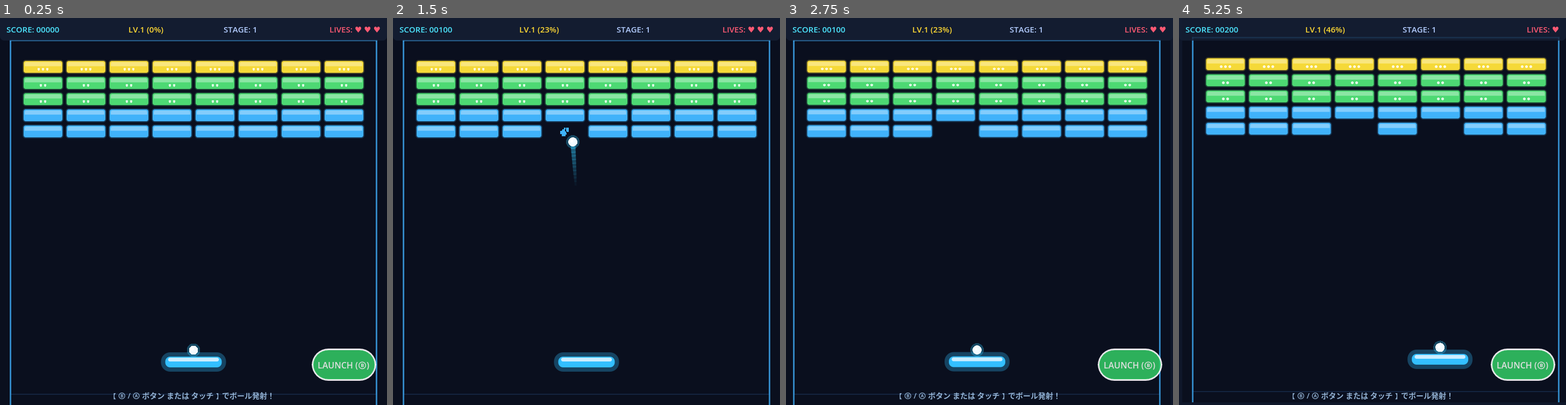
Above: before the commit, frames 1-4 (left to right).
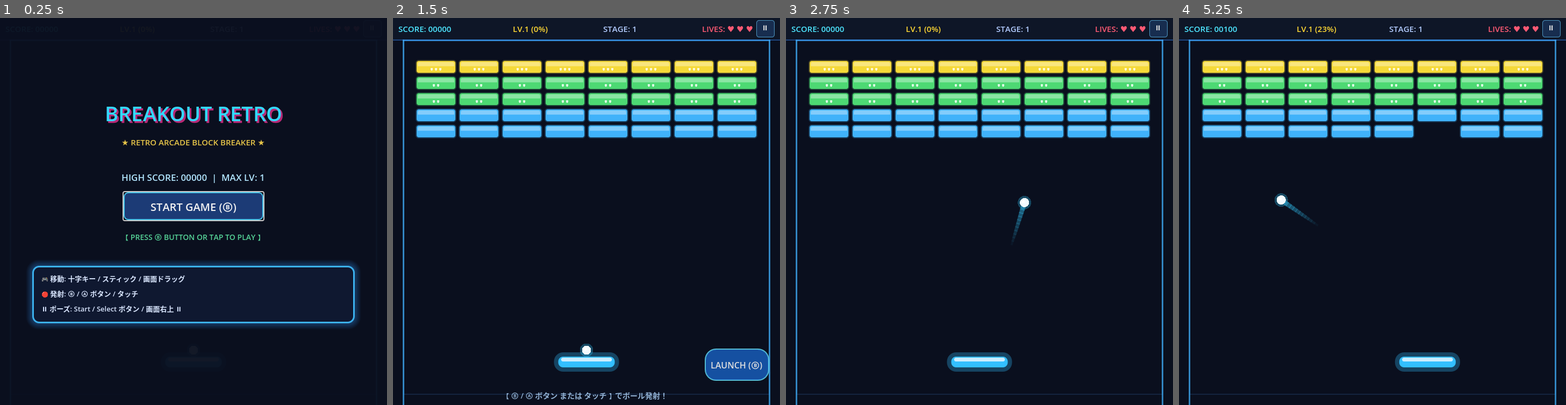
Above: after the commit, the same moments.

Repository: u1e2k/godot-test
Game: Godot game, scene res://scenes/Game.tscn
Two runs of this game, one before a commit and one after it. Both use one fixed random seed, a clock stepped at 60 frames per second and the inputs below.
Inputs (mouse positions are in pixels of both pictures, inside the frame that each line leads up to):
- Up to frame 1 (0.25 s): no input
- Up to frame 2 (1.5 s): click (764, 29) at 0.5 s, where only the run after the commit has a clickable "⏸"; click (586, 207) at 1.25 s, where only the run after the commit has a clickable "START GAME (Ⓑ)"
- Up to frame 3 (2.75 s): click (1130, 366) at 2 s, where only the run after the commit has a clickable "LAUNCH (Ⓑ)"
- Up to frame 4 (5.25 s): click (1523, 366) at 2.75 s, where only the run before the commit has a clickable "LAUNCH (Ⓑ)"; move the mouse to (1457, 192) at 3.52 s; hold Right (move_right) 3.53-4.25 s; hold Space (launch_ball) 3.53-4.25 s; click (1457, 192) at 3.67 s; drag from (1295, 230) to (1353, 288) at 4.27 s; move the mouse to (1411, 126) at 5.02 s; hold Right (move_right) from 5.03 s (still down); hold Space (launch_ball) from 5.03 s (still down)

The runs differ from the first frame. In frame 1, 27% of the frame differs, in the area x 1-99%, y 2-100%; in frame 2, 3.2%; in frame 3, 10%; in frame 4, 19%.

Commit message:
feat: implement core game loop, stage management, and UI logic in GameManager and UI systems

Diff:
--- a/scenes/Game.gd
+++ b/scenes/Game.gd
@@ -1,5 +1,13 @@
 extends Node2D
 class_name GameManager
+
+enum State {
+	TITLE,
+	PLAYING,
+	PAUSED,
+	GAME_OVER,
+	STAGE_CLEAR
+}
 
 @export var block_scene: PackedScene = preload("res://scenes/Block.tscn")
 @export var item_scene: PackedScene = preload("res://scenes/Item.tscn")
@@ -16,8 +24,11 @@
 @onready var ui: GameUI = $UI
 @onready var camera: Camera2D = $Camera2D
 
+var current_state: State = State.TITLE
+
 var score: int = 0
 var high_score: int = 0
+var max_level_reached: int = 1
 var lives: int = 3
 var current_stage: int = 1
 var remaining_blocks: int = 0
@@ -135,21 +146,47 @@
 ]
 
 func _ready() -> void:
+	process_mode = Node.PROCESS_MODE_ALWAYS
 	get_tree().set_auto_accept_quit(false)
 
 	active_balls.append(initial_ball)
 	initial_ball.attach_to_paddle(paddle)
+
+	ui.start_game_pressed.connect(_on_start_game)
+	ui.pause_pressed.connect(_toggle_pause)
+	ui.resume_pressed.connect(_resume_game)
+	ui.title_pressed.connect(_return_to_title)
 	ui.restart_pressed.connect(_on_ui_restart)
 	ui.launch_pressed.connect(_on_ui_launch)
 
-	start_new_game()
+	# 初回はタイトル画面を表示
+	_return_to_title()
 
 func _notification(what: int) -> void:
 	if what == NOTIFICATION_WM_GO_BACK_REQUEST:
-		if ui.is_game_over or ui.is_stage_cleared:
+		if current_state == State.PLAYING:
+			_toggle_pause()
+		elif current_state == State.PAUSED:
+			_resume_game()
+		elif current_state == State.GAME_OVER or current_state == State.STAGE_CLEAR:
 			_on_ui_restart()
 
+func _unhandled_input(event: InputEvent) -> void:
+	if event.is_action_pressed("pause_game"):
+		if current_state == State.PLAYING:
+			_toggle_pause()
+			get_viewport().set_input_as_handled()
+		elif current_state == State.PAUSED:
+			_resume_game()
+			get_viewport().set_input_as_handled()
+
+func _on_start_game() -> void:
+	ui.hide_title_screen()
+	start_new_game()
+
 func start_new_game() -> void:
+	get_tree().paused = false
+	current_state = State.PLAYING
 	score = 0
 	lives = 3
 	current_stage = 1
@@ -166,6 +203,9 @@
 	load_stage(current_stage)
 
 func load_stage(stage_num: int) -> void:
+	get_tree().paused = false
+	current_state = State.PLAYING
+
 	# 既存オブジェクトのクリア
 	for child in blocks_container.get_children():
 		child.queue_free()
@@ -239,7 +279,40 @@
 		drone.target_destroyed.connect(_on_target_destroyed)
 		targets_container.call_deferred("add_child", drone)
 
+func _toggle_pause() -> void:
+	if current_state == State.PLAYING:
+		get_tree().paused = true
+		current_state = State.PAUSED
+		ui.show_pause_menu()
+
+func _resume_game() -> void:
+	if current_state == State.PAUSED:
+		get_tree().paused = false
+		current_state = State.PLAYING
+		ui.hide_pause_menu()
+
+func _return_to_title() -> void:
+	get_tree().paused = false
+	current_state = State.TITLE
+	_clear_all_game_objects()
+	ui.show_title_screen(high_score, max_level_reached)
+
+func _clear_all_game_objects() -> void:
+	for child in blocks_container.get_children():
+		child.queue_free()
+	for child in targets_container.get_children():
+		child.queue_free()
+	_clear_items()
+	_clear_shield()
+	_reset_to_single_ball()
+	paddle.reset_powerups()
+	paddle.global_position = Vector2(360.0, 640.0)
+	initial_ball.recenter()
+
 func _physics_process(delta: float) -> void:
+	if current_state == State.PAUSED or current_state == State.TITLE:
+		return
+
 	if shake_amount > 0.0:
 		shake_amount = max(0.0, shake_amount - delta * 20.0)
 		camera.offset = Vector2(randf_range(-shake_amount, shake_amount), randf_range(-shake_amount, shake_amount))
@@ -251,7 +324,7 @@
 		if is_instance_valid(b) and not b.is_active:
 			has_ready_ball = true
 			break
-	ui.set_launch_guide_visible(has_ready_ball and not ui.message_overlay.visible)
+	ui.set_launch_guide_visible(has_ready_ball and not ui.message_overlay.visible and not ui.pause_overlay.visible and not ui.title_screen.visible)
 
 	var balls_to_remove: Array[Ball] = []
 	for b in active_balls:
@@ -263,7 +336,7 @@
 		if b != initial_ball:
 			b.queue_free()
 
-	if active_balls.is_empty():
+	if active_balls.is_empty() and current_state == State.PLAYING:
 		_on_ball_missed()
 
 func _on_block_destroyed(pts: int, block_pos: Vector2) -> void:
@@ -273,14 +346,11 @@
 		high_score = score
 	ui.update_score(score, high_score)
 
-	# XP獲得
 	add_xp(25 + int(pts * 0.1))
-
-	# アイテムドロップ抽選
 	_try_drop_item(block_pos, base_item_drop_rate)
 
 	remaining_blocks -= 1
-	if remaining_blocks <= 0:
+	if remaining_blocks <= 0 and current_state == State.PLAYING:
 		_on_stage_cleared()
 
 func _on_target_destroyed(pts: int, xp_amount: int, target_pos: Vector2) -> void:
@@ -292,8 +362,6 @@
 
 	add_xp(xp_amount)
 	apply_camera_shake(8.0)
-
-	# 確定でレアアイテムをドロップ
 	_try_drop_item(target_pos, 1.0, true)
 
 func add_xp(amount: int) -> void:
@@ -301,6 +369,8 @@
 	while current_xp >= next_level_xp:
 		current_xp -= next_level_xp
 		player_level += 1
+		if player_level > max_level_reached:
+			max_level_reached = player_level
 		next_level_xp = int(next_level_xp * 1.45) + 50
 		_on_level_up(player_level)
 
@@ -340,7 +410,6 @@
 
 	var item_type = DropItem.Type.WIDE
 	if is_guaranteed_rare:
-		# ドローン破壊時は強力なアイテムを高確率で選出
 		var rare_choices = [
 			DropItem.Type.MEGA,
 			DropItem.Type.MISSILE,
@@ -540,11 +609,13 @@
 	initial_ball.recenter()
 
 	if lives <= 0:
+		current_state = State.GAME_OVER
 		SoundManager.play_game_over()
 		initial_ball.is_active = false
 		ui.show_game_over(score)
 
 func _on_stage_cleared() -> void:
+	current_state = State.STAGE_CLEAR
 	_clear_items()
 	_clear_shield()
 	for b in active_balls:
@@ -562,13 +633,15 @@
 	ui.show_stage_clear(current_stage, bonus)
 
 func _on_ui_restart() -> void:
-	if ui.is_stage_cleared:
+	if current_state == State.STAGE_CLEAR:
 		current_stage += 1
 		load_stage(current_stage)
 	else:
 		start_new_game()
 
 func _on_ui_launch() -> void:
+	if current_state != State.PLAYING:
+		return
 	for b in active_balls:
 		if is_instance_valid(b) and not b.is_active:
 			b.launch()
--- a/scenes/UI.gd
+++ b/scenes/UI.gd
@@ -1,31 +1,87 @@
 extends CanvasLayer
 class_name GameUI
 
+signal start_game_pressed
+signal pause_pressed
+signal resume_pressed
 signal restart_pressed
+signal title_pressed
 signal launch_pressed
 
 @onready var score_label: Label = $TopBar/Margin/HBox/ScoreLabel
 @onready var level_label: Label = $TopBar/Margin/HBox/LevelLabel
 @onready var stage_label: Label = $TopBar/Margin/HBox/StageLabel
 @onready var lives_label: Label = $TopBar/Margin/HBox/LivesLabel
+@onready var pause_button: Button = $TopBar/Margin/HBox/PauseButton
 @onready var guide_label: Label = $BottomBar/GuideLabel
 @onready var touch_launch_button: Button = $TouchControls/LaunchButton
 @onready var powerup_banner: Label = $PowerupBanner
 
+# ゲームオーバー / ステージクリア用
 @onready var message_overlay: Control = $MessageOverlay
 @onready var message_title: Label = $MessageOverlay/Panel/VBox/TitleLabel
 @onready var message_subtitle: Label = $MessageOverlay/Panel/VBox/SubtitleLabel
 @onready var action_button: Button = $MessageOverlay/Panel/VBox/ActionButton
 
+# ポーズ用
+@onready var pause_overlay: Control = $PauseOverlay
+@onready var resume_button: Button = $PauseOverlay/Panel/VBox/ResumeButton
+@onready var restart_button: Button = $PauseOverlay/Panel/VBox/RestartButton
+@onready var title_button: Button = $PauseOverlay/Panel/VBox/TitleButton
+
+# タイトル（スタートメニュー）用
+@onready var title_screen: Control = $TitleScreen
+@onready var highscore_info: Label = $TitleScreen/VBox/HighscoreInfo
+@onready var start_game_button: Button = $TitleScreen/VBox/StartGameButton
+@onready var blink_prompt: Label = $TitleScreen/VBox/BlinkPrompt
+
 var is_game_over: bool = false
 var is_stage_cleared: bool = false
 var banner_tween: Tween = null
+var blink_time: float = 0.0
 
 func _ready() -> void:
+	process_mode = Node.PROCESS_MODE_ALWAYS
 	message_overlay.visible = false
+	pause_overlay.visible = false
+	title_screen.visible = true
 	powerup_banner.modulate.a = 0.0
+
 	action_button.pressed.connect(_on_action_button_pressed)
 	touch_launch_button.pressed.connect(_on_touch_launch_pressed)
+	pause_button.pressed.connect(_on_pause_button_pressed)
+
+	resume_button.pressed.connect(_on_resume_button_pressed)
+	restart_button.pressed.connect(_on_restart_button_pressed)
+	title_button.pressed.connect(_on_title_button_pressed)
+
+	start_game_button.pressed.connect(_on_start_game_pressed)
+
+	start_game_button.grab_focus()
+
+func _process(delta: float) -> void:
+	if title_screen.visible and blink_prompt:
+		blink_time += delta * 4.0
+		blink_prompt.modulate.a = 0.4 + 0.6 * abs(sin(blink_time))
+
+func show_title_screen(high_score: int, max_level: int) -> void:
+	title_screen.visible = true
+	pause_overlay.visible = false
+	message_overlay.visible = false
+	highscore_info.text = "HIGH SCORE: %05d  |  MAX LV: %d" % [high_score, max_level]
+	start_game_button.grab_focus()
+	set_launch_guide_visible(false)
+
+func hide_title_screen() -> void:
+	title_screen.visible = false
+
+func show_pause_menu() -> void:
+	pause_overlay.visible = true
+	resume_button.grab_focus()
+	set_launch_guide_visible(false)
+
+func hide_pause_menu() -> void:
+	pause_overlay.visible = false
 
 func show_powerup_banner(banner_text: String, color: Color) -> void:
 	if banner_tween:
@@ -56,9 +112,18 @@
 	banner_tween.tween_property(powerup_banner, "modulate:a", 0.0, 0.4)
 
 func _unhandled_input(event: InputEvent) -> void:
-	if message_overlay.visible:
+	if title_screen.visible:
+		if event.is_action_pressed("launch_ball") or event.is_action_pressed("restart_game"):
+			_on_start_game_pressed()
+			get_viewport().set_input_as_handled()
+	elif pause_overlay.visible:
+		if event.is_action_pressed("pause_game"):
+			_on_resume_button_pressed()
+			get_viewport().set_input_as_handled()
+	elif message_overlay.visible:
 		if event.is_action_pressed("launch_ball") or event.is_action_pressed("restart_game"):
 			_on_action_button_pressed()
+			get_viewport().set_input_as_handled()
 
 func update_score(score: int, high_score: int) -> void:
 	score_label.text = "SCORE: %05d" % score
@@ -89,8 +154,9 @@
 	message_title.text = "GAME OVER"
 	message_title.add_theme_color_override("font_color", Color(1, 0.25, 0.25))
 	message_subtitle.text = "FINAL SCORE: %d" % final_score
-	action_button.text = "RETRY (B BUTTON)"
+	action_button.text = "RETRY (Ⓑ)"
 	message_overlay.visible = true
+	action_button.grab_focus()
 	set_launch_guide_visible(false)
 
 func show_stage_clear(stage: int, bonus_score: int) -> void:
@@ -99,8 +165,9 @@
 	message_title.text = "STAGE %d CLEAR!" % stage
 	message_title.add_theme_color_override("font_color", Color(0.3, 1, 0.5))
 	message_subtitle.text = "STAGE BONUS: +%d PTS" % bonus_score
-	action_button.text = "NEXT STAGE (B BUTTON)"
+	action_button.text = "NEXT STAGE (Ⓑ)"
 	message_overlay.visible = true
+	action_button.grab_focus()
 	set_launch_guide_visible(false)
 
 func _on_action_button_pressed() -> void:
@@ -109,3 +176,18 @@
 
 func _on_touch_launch_pressed() -> void:
 	launch_pressed.emit()
+
+func _on_pause_button_pressed() -> void:
+	pause_pressed.emit()
+
+func _on_resume_button_pressed() -> void:
+	resume_pressed.emit()
+
+func _on_restart_button_pressed() -> void:
+	restart_pressed.emit()
+
+func _on_title_button_pressed() -> void:
+	title_pressed.emit()
+
+func _on_start_game_pressed() -> void:
+	start_game_pressed.emit()
--- a/scenes/UI.tscn
+++ b/scenes/UI.tscn
@@ -1,46 +1,76 @@
-[gd_scene load_steps=6 format=3]
+[gd_scene load_steps=8 format=3]
 
 [ext_resource type="Script" path="res://scenes/UI.gd" id="1_ui"]
 
 [sub_resource type="StyleBoxFlat" id="StyleBoxFlat_top"]
-bg_color = Color(0.08, 0.12, 0.2, 0.85)
-corner_radius_bottom_right = 8
-corner_radius_bottom_left = 8
+bg_color = Color(0.06, 0.09, 0.16, 0.85)
+border_width_bottom = 2
+border_color = Color(0.2, 0.5, 0.9, 0.5)
 
 [sub_resource type="StyleBoxFlat" id="StyleBoxFlat_modal"]
-bg_color = Color(0.06, 0.09, 0.16, 0.95)
+bg_color = Color(0.06, 0.09, 0.18, 0.95)
+border_width_left = 3
+border_width_top = 3
+border_width_right = 3
+border_width_bottom = 3
+border_color = Color(0.25, 0.75, 1, 0.9)
+corner_radius_top_left = 12
+corner_radius_top_right = 12
+corner_radius_bottom_left = 12
+corner_radius_bottom_right = 12
+shadow_color = Color(0.2, 0.6, 1, 0.3)
+shadow_size = 12
+
+[sub_resource type="StyleBoxFlat" id="StyleBoxFlat_btn"]
+bg_color = Color(0.12, 0.25, 0.5, 0.9)
 border_width_left = 2
 border_width_top = 2
 border_width_right = 2
 border_width_bottom = 2
-border_color = Color(0.2, 0.7, 1, 0.8)
-corner_radius_top_left = 16
-corner_radius_top_right = 16
-corner_radius_bottom_right = 16
-corner_radius_bottom_left = 16
-shadow_color = Color(0, 0, 0, 0.6)
-shadow_size = 12
-
-[sub_resource type="StyleBoxFlat" id="StyleBoxFlat_btn"]
-bg_color = Color(0.15, 0.5, 0.9, 1)
+border_color = Color(0.3, 0.85, 1, 0.9)
 corner_radius_top_left = 8
 corner_radius_top_right = 8
+corner_radius_bottom_left = 8
 corner_radius_bottom_right = 8
+
+[sub_resource type="StyleBoxFlat" id="StyleBoxFlat_btn_danger"]
+bg_color = Color(0.4, 0.15, 0.2, 0.9)
+border_width_left = 2
+border_width_top = 2
+border_width_right = 2
+border_width_bottom = 2
+border_color = Color(1.0, 0.35, 0.45, 0.9)
+corner_radius_top_left = 8
+corner_radius_top_right = 8
 corner_radius_bottom_left = 8
+corner_radius_bottom_right = 8
 
 [sub_resource type="StyleBoxFlat" id="StyleBoxFlat_launch_btn"]
-bg_color = Color(0.2, 0.8, 0.4, 0.85)
-corner_radius_top_left = 36
-corner_radius_top_right = 36
-corner_radius_bottom_right = 36
-corner_radius_bottom_left = 36
-border_width_left = 3
-border_width_top = 3
-border_width_right = 3
-border_width_bottom = 3
-border_color = Color(1, 1, 1, 0.9)
+bg_color = Color(0.1, 0.4, 0.8, 0.75)
+border_width_left = 2
+border_width_top = 2
+border_width_right = 2
+border_width_bottom = 2
+border_color = Color(0.4, 0.9, 1, 0.8)
+corner_radius_top_left = 20
+corner_radius_top_right = 20
+corner_radius_bottom_left = 20
+corner_radius_bottom_right = 20
+
+[sub_resource type="StyleBoxFlat" id="StyleBoxFlat_pause_btn"]
+bg_color = Color(0.1, 0.2, 0.35, 0.8)
+border_width_left = 1
+border_width_top = 1
+border_width_right = 1
+border_width_bottom = 1
+border_color = Color(0.4, 0.8, 1, 0.7)
+corner_radius_top_left = 4
+corner_radius_top_right = 4
+corner_radius_bottom_left = 4
+corner_radius_bottom_right = 4
 
 [node name="UI" type="CanvasLayer"]
+process_mode = 3
 script = ExtResource("1_ui")
 
 [node name="TopBar" type="PanelContainer" parent="."]
@@ -52,10 +82,10 @@
 
 [node name="Margin" type="MarginContainer" parent="TopBar"]
 layout_mode = 2
-theme_override_constants/margin_left = 12
-theme_override_constants/margin_top = 6
-theme_override_constants/margin_right = 12
-theme_override_constants/margin_bottom = 6
+theme_override_constants/margin_left = 10
+theme_override_constants/margin_top = 4
+theme_override_constants/margin_right = 10
+theme_override_constants/margin_bottom = 4
 
 [node name="HBox" type="HBoxContainer" parent="TopBar/Margin"]
 layout_mode = 2
@@ -92,6 +122,12 @@
 text = "LIVES: ♥ ♥ ♥"
 horizontal_alignment = 2
 
+[node name="PauseButton" type="Button" parent="TopBar/Margin/HBox"]
+custom_minimum_size = Vector2(34, 30)
+layout_mode = 2
+theme_override_font_sizes/font_size = 14
+theme_override_styles/normal = SubResource("StyleBoxFlat_pause_btn")
+text = "⏸"
 
 [node name="BottomBar" type="Control" parent="."]
 layout_mode = 3
@@ -120,12 +156,12 @@
 anchors_preset = 5
 anchor_left = 0.5
 anchor_right = 0.5
-offset_left = -200.0
+offset_left = -220.0
 offset_top = 48.0
-offset_right = 200.0
-offset_bottom = 78.0
-grow_horizontal = 2
-theme_override_colors/font_color = Color(0.2, 1.0, 0.6, 1.0)
+offset_right = 220.0
+offset_bottom = 98.0
+grow_horizontal = 2
+theme_override_colors/font_color = Color(0.2, 1, 0.6, 1)
 theme_override_colors/font_shadow_color = Color(0, 0, 0, 0.8)
 theme_override_constants/shadow_offset_x = 2
 theme_override_constants/shadow_offset_y = 2
@@ -133,7 +169,6 @@
 text = "★ WIDE PADDLE! ★"
 horizontal_alignment = 1
 vertical_alignment = 1
-
 
 [node name="TouchControls" type="Control" parent="."]
 layout_mode = 3
@@ -209,9 +244,7 @@
 layout_mode = 2
 theme_override_colors/font_color = Color(0.85, 0.9, 1, 1)
 theme_override_font_sizes/font_size = 15
-text = "FINAL SCORE: 00000
-
-[ Ⓑ ] ボタン または ボタンをタップしてリトライ"
+text = "FINAL SCORE: 00000"
 horizontal_alignment = 1
 
 [node name="ActionButton" type="Button" parent="MessageOverlay/Panel/VBox"]
@@ -221,3 +254,185 @@
 theme_override_font_sizes/font_size = 18
 theme_override_styles/normal = SubResource("StyleBoxFlat_btn")
 text = "RETRY (Ⓑ)"
+
+[node name="PauseOverlay" type="Control" parent="."]
+visible = false
+layout_mode = 3
+anchors_preset = 15
+anchor_right = 1.0
+anchor_bottom = 1.0
+grow_horizontal = 2
+grow_vertical = 2
+
+[node name="Dimmer" type="ColorRect" parent="PauseOverlay"]
+layout_mode = 1
+anchors_preset = 15
+anchor_right = 1.0
+anchor_bottom = 1.0
+grow_horizontal = 2
+grow_vertical = 2
+color = Color(0, 0, 0, 0.75)
+
+[node name="Panel" type="PanelContainer" parent="PauseOverlay"]
+layout_mode = 1
+anchors_preset = 8
+anchor_left = 0.5
+anchor_top = 0.5
+anchor_right = 0.5
+anchor_bottom = 0.5
+offset_left = -210.0
+offset_top = -170.0
+offset_right = 210.0
+offset_bottom = 170.0
+grow_horizontal = 2
+grow_vertical = 2
+theme_override_styles/panel = SubResource("StyleBoxFlat_modal")
+
+[node name="VBox" type="VBoxContainer" parent="PauseOverlay/Panel"]
+layout_mode = 2
+theme_override_constants/separation = 14
+alignment = 1
+
+[node name="PauseTitle" type="Label" parent="PauseOverlay/Panel/VBox"]
+layout_mode = 2
+theme_override_colors/font_color = Color(0.3, 0.9, 1, 1)
+theme_override_font_sizes/font_size = 30
+text = "⏸ PAUSED"
+horizontal_alignment = 1
+
+[node name="ResumeButton" type="Button" parent="PauseOverlay/Panel/VBox"]
+custom_minimum_size = Vector2(240, 42)
+layout_mode = 2
+size_flags_horizontal = 4
+theme_override_font_sizes/font_size = 16
+theme_override_styles/normal = SubResource("StyleBoxFlat_btn")
+text = "RESUME (Ⓑ BUTTON)"
+
+[node name="RestartButton" type="Button" parent="PauseOverlay/Panel/VBox"]
+custom_minimum_size = Vector2(240, 42)
+layout_mode = 2
+size_flags_horizontal = 4
+theme_override_font_sizes/font_size = 16
+theme_override_styles/normal = SubResource("StyleBoxFlat_btn")
+text = "RESTART STAGE"
+
+[node name="TitleButton" type="Button" parent="PauseOverlay/Panel/VBox"]
+custom_minimum_size = Vector2(240, 42)
+layout_mode = 2
+size_flags_horizontal = 4
+theme_override_font_sizes/font_size = 16
+theme_override_styles/normal = SubResource("StyleBoxFlat_btn_danger")
+text = "RETURN TO TITLE"
+
+[node name="TitleScreen" type="Control" parent="."]
+layout_mode = 3
+anchors_preset = 15
+anchor_right = 1.0
+anchor_bottom = 1.0
+grow_horizontal = 2
+grow_vertical = 2
+
+[node name="Bg" type="ColorRect" parent="TitleScreen"]
+layout_mode = 1
+anchors_preset = 15
+anchor_right = 1.0
+anchor_bottom = 1.0
+grow_horizontal = 2
+grow_vertical = 2
+color = Color(0.04, 0.06, 0.12, 0.96)
+
+[node name="VBox" type="VBoxContainer" parent="TitleScreen"]
+layout_mode = 1
+anchors_preset = 8
+anchor_left = 0.5
+anchor_top = 0.5
+anchor_right = 0.5
+anchor_bottom = 0.5
+offset_left = -300.0
+offset_top = -280.0
+offset_right = 300.0
+offset_bottom = 280.0
+grow_horizontal = 2
+grow_vertical = 2
+theme_override_constants/separation = 16
+alignment = 1
+
+[node name="LogoTitle" type="Label" parent="TitleScreen/VBox"]
+layout_mode = 2
+theme_override_colors/font_color = Color(0.2, 0.85, 1, 1)
+theme_override_colors/font_shadow_color = Color(1, 0.2, 0.6, 0.7)
+theme_override_constants/shadow_offset_x = 3
+theme_override_constants/shadow_offset_y = 3
+theme_override_font_sizes/font_size = 38
+text = "BREAKOUT RETRO"
+horizontal_alignment = 1
+
+[node name="Subtitle" type="Label" parent="TitleScreen/VBox"]
+layout_mode = 2
+theme_override_colors/font_color = Color(1, 0.85, 0.3, 0.9)
+theme_override_font_sizes/font_size = 15
+text = "★ RETRO ARCADE BLOCK BREAKER ★"
+horizontal_alignment = 1
+
+[node name="Spacer1" type="Control" parent="TitleScreen/VBox"]
+custom_minimum_size = Vector2(0, 10)
+layout_mode = 2
+
+[node name="HighscoreInfo" type="Label" parent="TitleScreen/VBox"]
+layout_mode = 2
+theme_override_colors/font_color = Color(0.7, 0.9, 1, 1)
+theme_override_font_sizes/font_size = 17
+text = "HIGH SCORE: 00000"
+horizontal_alignment = 1
+
+[node name="StartGameButton" type="Button" parent="TitleScreen/VBox"]
+custom_minimum_size = Vector2(260, 52)
+layout_mode = 2
+size_flags_horizontal = 4
+theme_override_font_sizes/font_size = 20
+theme_override_styles/normal = SubResource("StyleBoxFlat_btn")
+text = "START GAME (Ⓑ)"
+
+[node name="BlinkPrompt" type="Label" parent="TitleScreen/VBox"]
+layout_mode = 2
+theme_override_colors/font_color = Color(0.4, 1, 0.7, 0.9)
+theme_override_font_sizes/font_size = 14
+text = "【 PRESS Ⓑ BUTTON OR TAP TO PLAY 】"
+horizontal_alignment = 1
+
+[node name="Spacer2" type="Control" parent="TitleScreen/VBox"]
+custom_minimum_size = Vector2(0, 8)
+layout_mode = 2
+
+[node name="ControlsPanel" type="PanelContainer" parent="TitleScreen/VBox"]
+layout_mode = 2
+theme_override_styles/panel = SubResource("StyleBoxFlat_modal")
+
+[node name="Margin" type="MarginContainer" parent="TitleScreen/VBox/ControlsPanel"]
+layout_mode = 2
+theme_override_constants/margin_left = 14
+theme_override_constants/margin_top = 10
+theme_override_constants/margin_right = 14
+theme_override_constants/margin_bottom = 10
+
+[node name="VBoxHelp" type="VBoxContainer" parent="TitleScreen/VBox/ControlsPanel/Margin"]
+layout_mode = 2
+theme_override_constants/separation = 4
+
+[node name="Help1" type="Label" parent="TitleScreen/VBox/ControlsPanel/Margin/VBoxHelp"]
+layout_mode = 2
+theme_override_colors/font_color = Color(0.85, 0.9, 1, 1)
+theme_override_font_sizes/font_size = 13
+text = "🎮 移動: 十字キー / スティック / 画面ドラッグ"
+
+[node name="Help2" type="Label" parent="TitleScreen/VBox/ControlsPanel/Margin/VBoxHelp"]
+layout_mode = 2
+theme_override_colors/font_color = Color(0.85, 0.9, 1, 1)
+theme_override_font_sizes/font_size = 13
+text = "🔴 発射: Ⓑ / Ⓐ ボタン / タッチ"
+
+[node name="Help3" type="Label" parent="TitleScreen/VBox/ControlsPanel/Margin/VBoxHelp"]
+layout_mode = 2
+theme_override_colors/font_color = Color(0.85, 0.9, 1, 1)
+theme_override_font_sizes/font_size = 13
+text = "⏸ ポーズ: Start / Select ボタン / 画面右上 ⏸"
Not shown, changed: README.md
